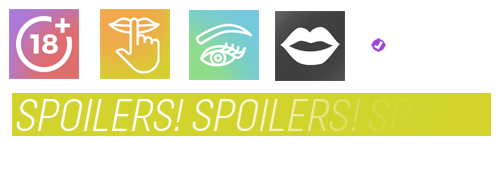
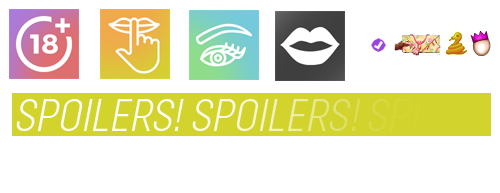
Layer changes from the first 500×193 image to the second:
added layer "triple-trophy" above "spoiler-title" over [394, 31, 491, 56]
